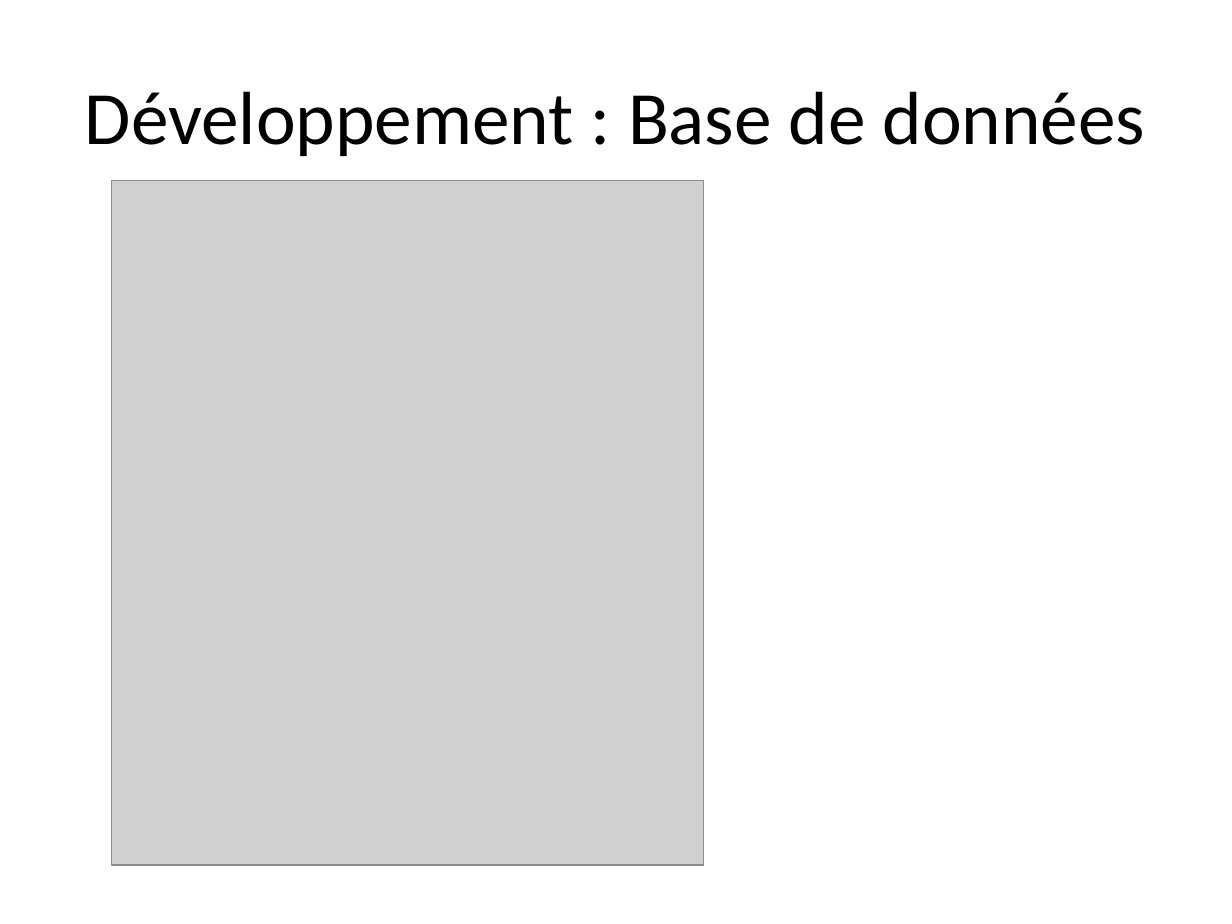
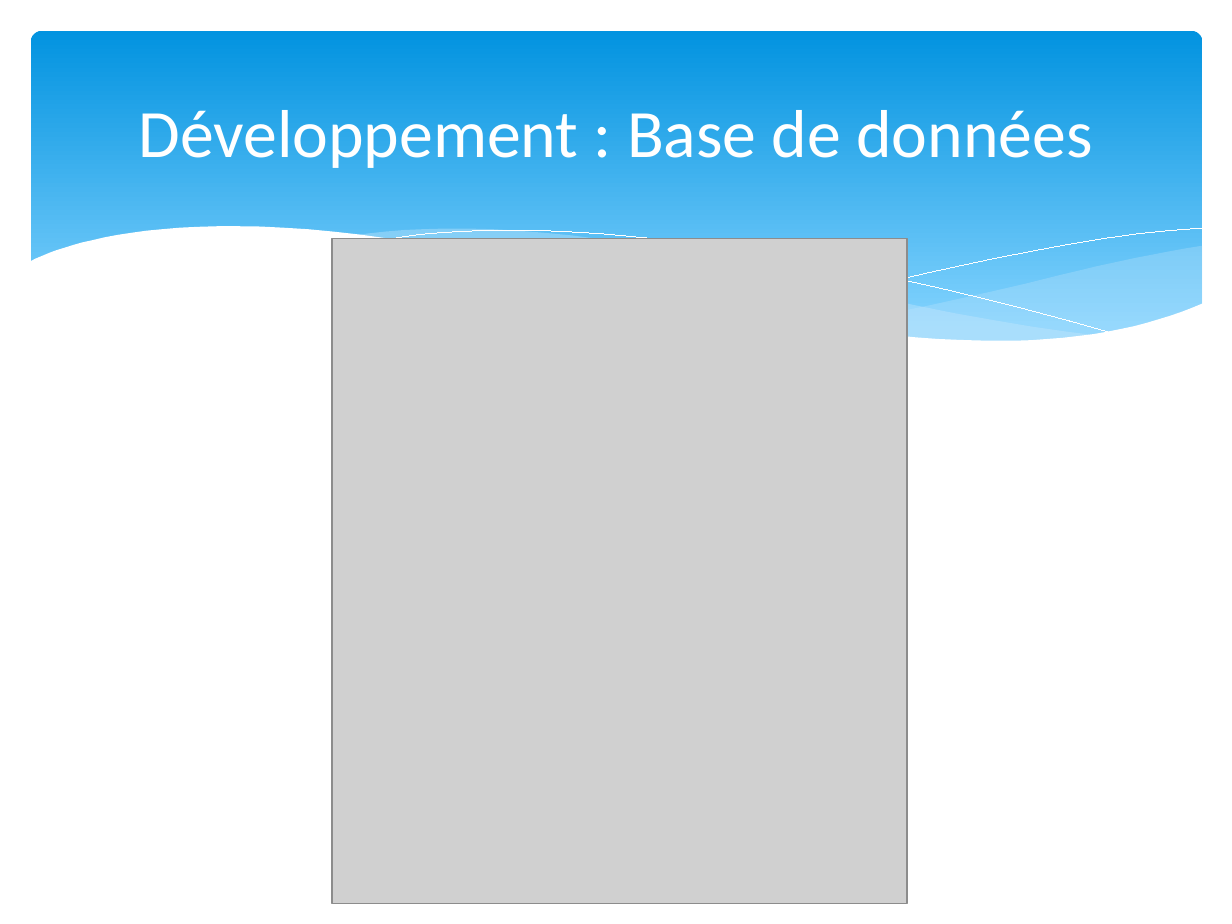
Before and after one commit to LucienMoor/AYNIM, a slide deck: slide 8 of Documents/PrésentationRichPoor.pptx (slide 7 before the commit). Drawn at 1232x924 pixels with LibreOffice and Linux fonts; fonts in the diff are those of the drawing; grey boxes stand for pictures. Boxes give left, top, right and bottom in pixels: in the first picture for what was removed or moved away, otherwise in the second. Text is boxed around its words. In the diff, an @@ line names an element or a change of style, - is before the commit and + after.

```diff
--- a/Documents/PrésentationRichPoor.pptx
+++ b/Documents/PrésentationRichPoor.pptx
@@ rounded rectangle added at bbox=[31, 31, 1202, 363], fill gradient #0293E0 to #83D3FE @@
@@ title "Développement : Base de données": place and size @@
-title "Développement : Base de données" at bbox=[85, 91, 1145, 156]
+title "Développement : Base de données" at bbox=[138, 110, 1092, 168]
@@ title "Développement : Base de données" at bbox=[138, 110, 1092, 168]: size 44 to 39.6 pt, text colour #000000 to #FFFFFF @@
@@ group added at bbox=[28, 227, 1204, 405]: 5 freeform shapes @@
@@ picture: place and size @@
-picture at bbox=[112, 181, 703, 866]
+picture at bbox=[331, 239, 907, 904]
```
Also in this commit, not shown: 12 other slides changed, 14 slides added, 10 slides removed, 13 other files.
